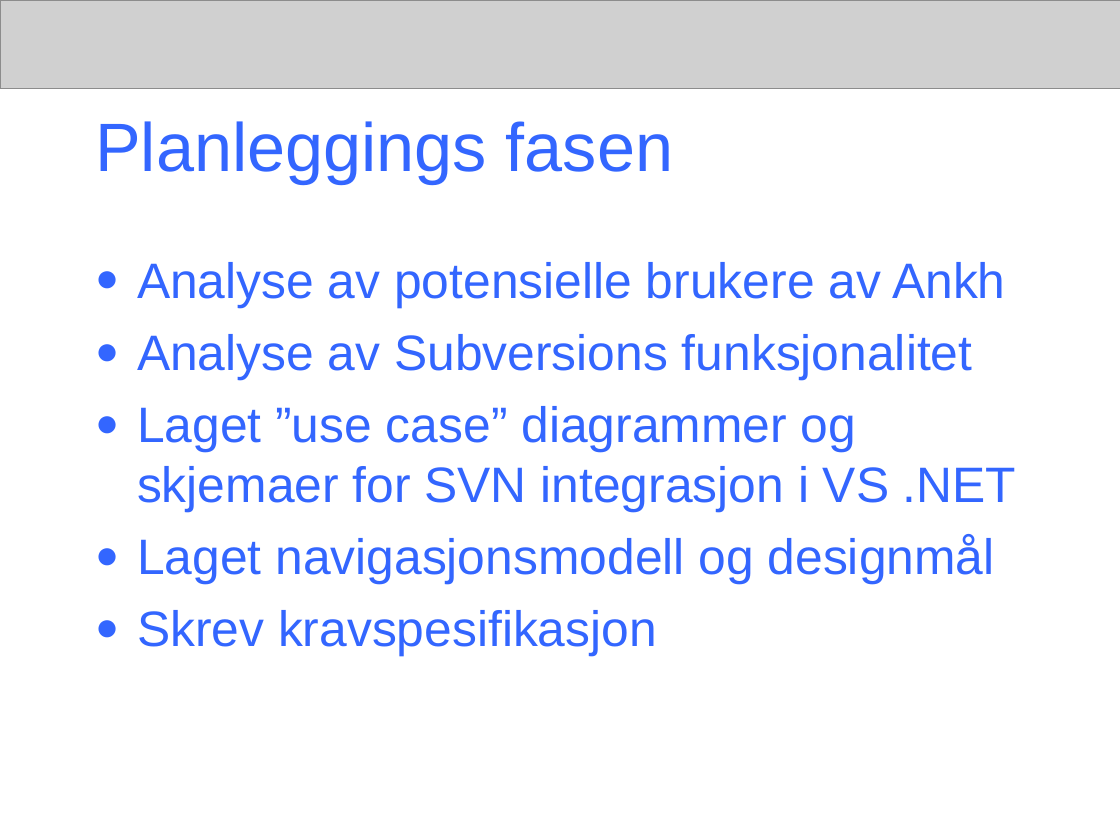
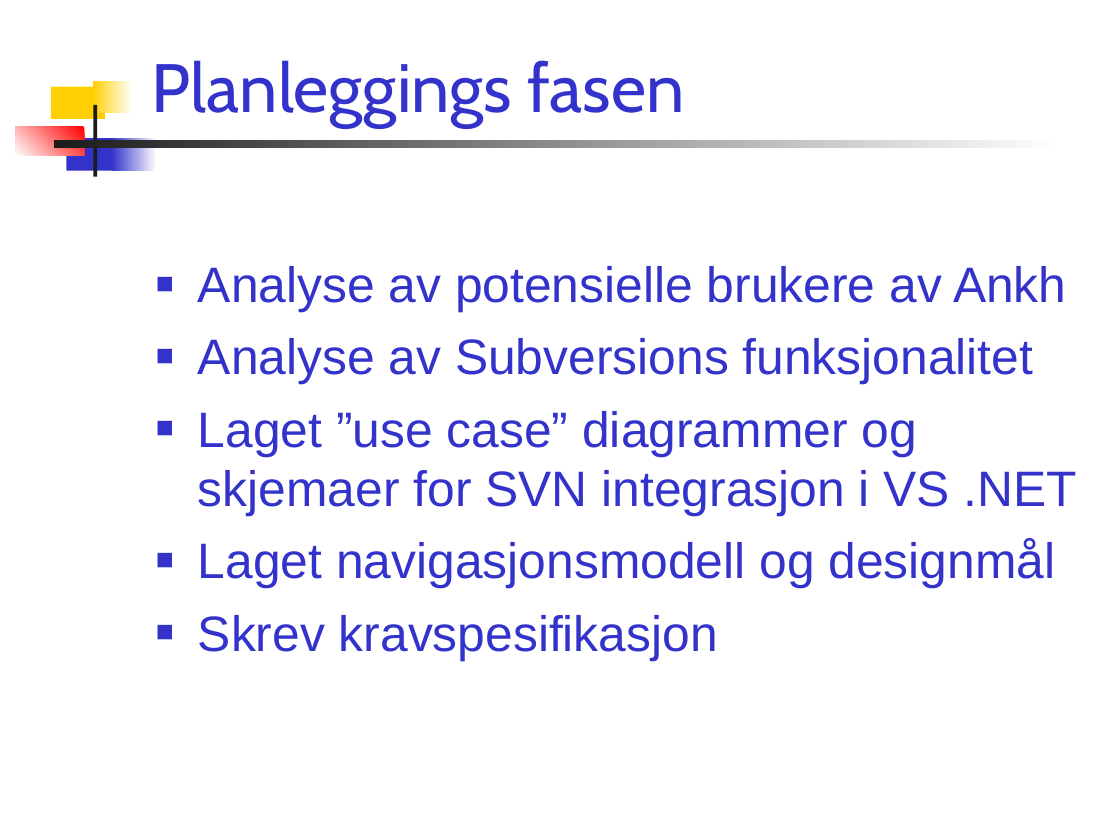
Before and after one commit to chucker/AnkhSVN, a slide deck: slide 16 of doc/powerpoint/Subversion_addin_for_VS.NET.ppt. Drawn at 1120x840 pixels with LibreOffice and Linux fonts; fonts in the diff are those of the drawing; grey boxes stand for pictures. Boxes give left, top, right and bottom in pixels: in the first picture for what was removed or moved away, otherwise in the second. Text is boxed around its words. In the diff, an @@ line names an element or a change of style, - is before the commit and + after.

Commit message:
* Changed the layout back to a template.   Change the template if you want to make changes such as font, colour, bg image. * Added image of the work schedule. * Removed the banner. * Changed some text, and fixed typos.

```diff
--- a/doc/powerpoint/Subversion_addin_for_VS.NET.ppt
+++ b/doc/powerpoint/Subversion_addin_for_VS.NET.ppt
@@ picture removed at (0,0,1120,88) @@
@@ title "Planleggings fasen": place and size @@
-title "Planleggings fasen" at (95,121,673,184)
+title "Planleggings fasen" at (152,60,685,127)
@@ title "Planleggings fasen" at (152,60,685,127): font Arial to Cabin, text colour #3366FF to #3333CC; vertical alignment middle to bottom @@
@@ rectangle added at (52,86,105,119), fill #FFCF01 @@
@@ rectangle added at (93,81,133,113), fill gradient #FFFFFF to #FFCF01 @@
@@ rectangle added at (93,105,96,177), fill #1C1C1C @@
@@ rectangle added at (16,127,84,156), fill gradient #FF0000 to #FFFFFF @@
@@ rectangle added at (54,140,1062,149), fill gradient #FFFFFF to #1C1C1C @@
@@ rectangle added at (66,138,118,170), fill #3333CC @@
@@ rectangle added at (112,138,157,170), fill gradient #FFFFFF to #3333CC @@
@@ text "Analyse av potensielle brukere av ...": place and size @@
-text "Analyse av potensielle brukere av ..." at (137,262,1016,657)
+text "Analyse av potensielle brukere av ..." at (198,266,1077,661)
@@ text "Analyse av potensielle brukere av ..." at (198,266,1077,661): text colour #3366FF to #3333CC; bullet ● to ■; bullet colour #3366FF to #3333CC @@
```
Also in this commit, not shown: 20 other slides changed, 1 slide added, 1 slide removed.
